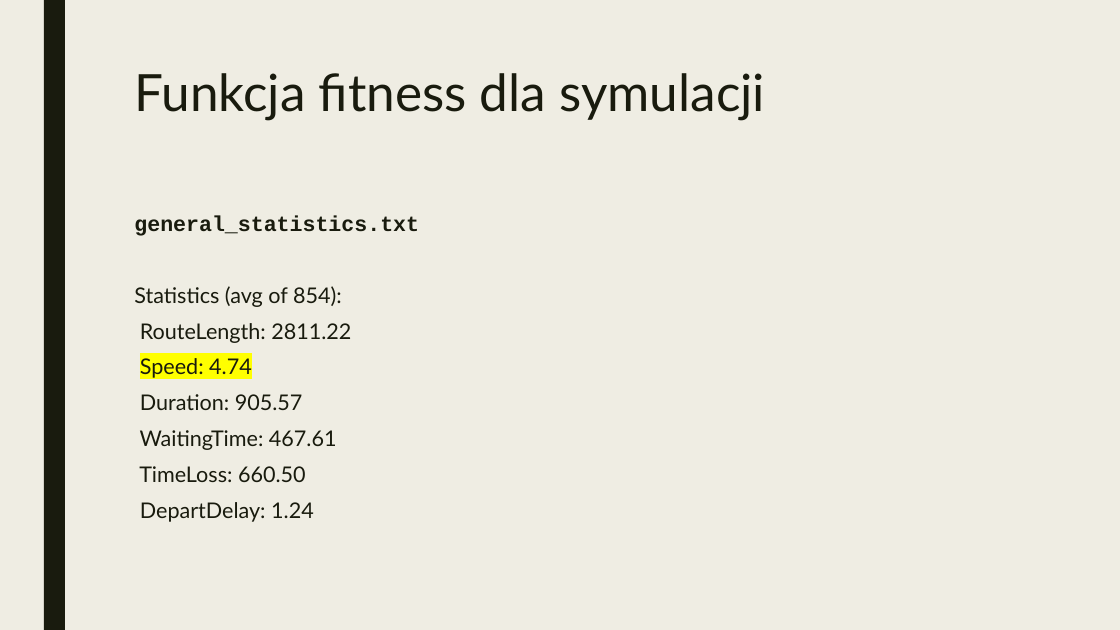
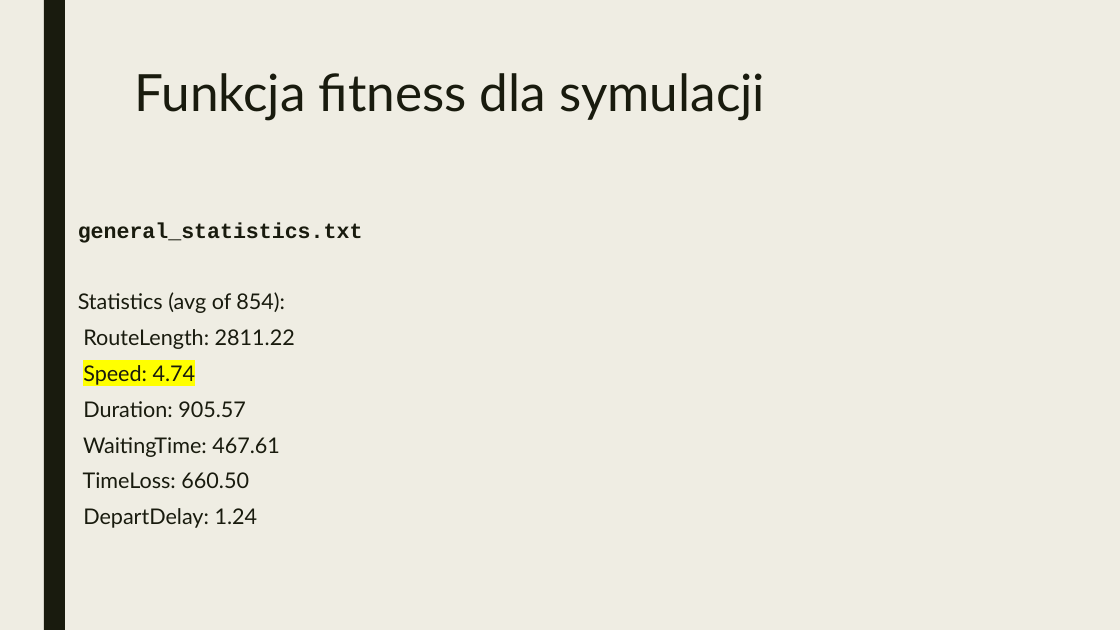
Before and after one commit to maciek567/optimalDrivingBehaviour, a slide deck: slide 9 of 3. Plan działania.pptx. Drawn at 1120x630 pixels with LibreOffice and Linux fonts; fonts in the diff are those of the drawing. Boxes give left, top, right and bottom in pixels: in the first picture for what was removed or moved away, otherwise in the second. Text is boxed around its words. In the diff, an @@ line names an element or a change of style, - is before the commit and + after.

```diff
--- a/3. Plan działania.pptx
+++ b/3. Plan działania.pptx
@@ text "general_statistics.txt" moved from (x1=134, y1=216, x2=419, y2=522) to (x1=78, y1=222, x2=363, y2=528) @@
```
Also in this commit, not shown: 3 other slides changed, 18 other files.
